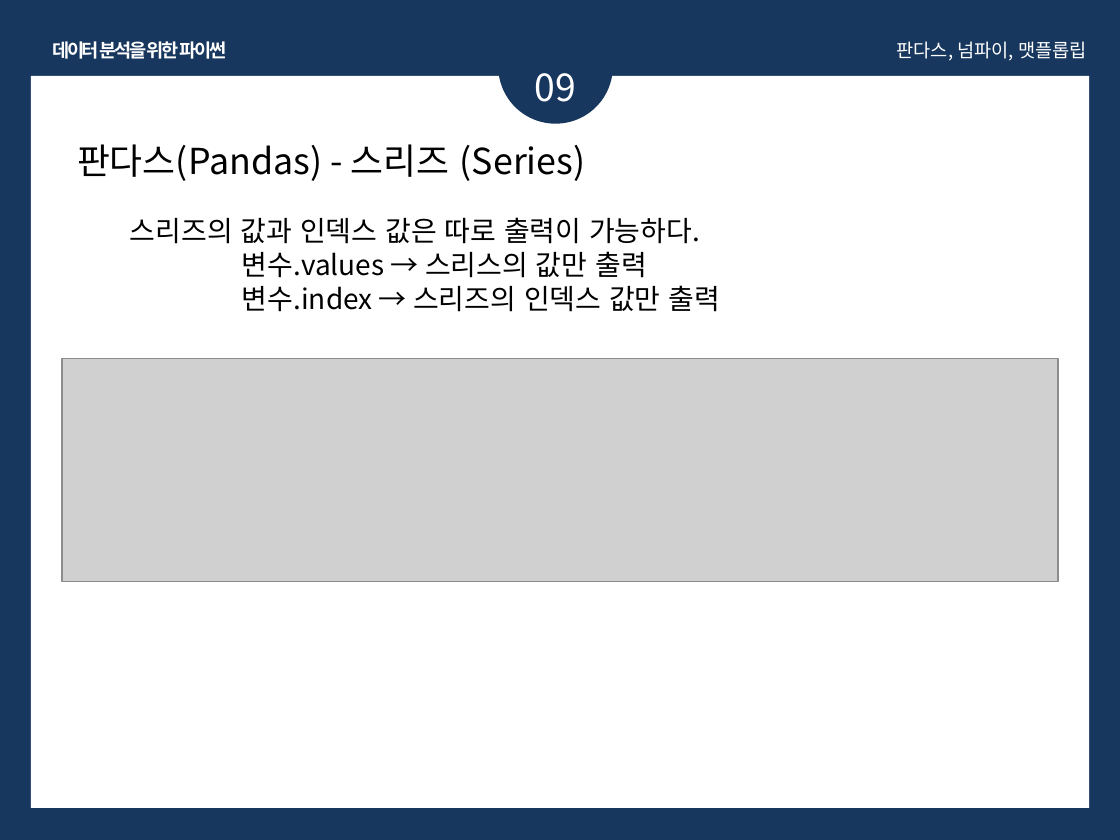
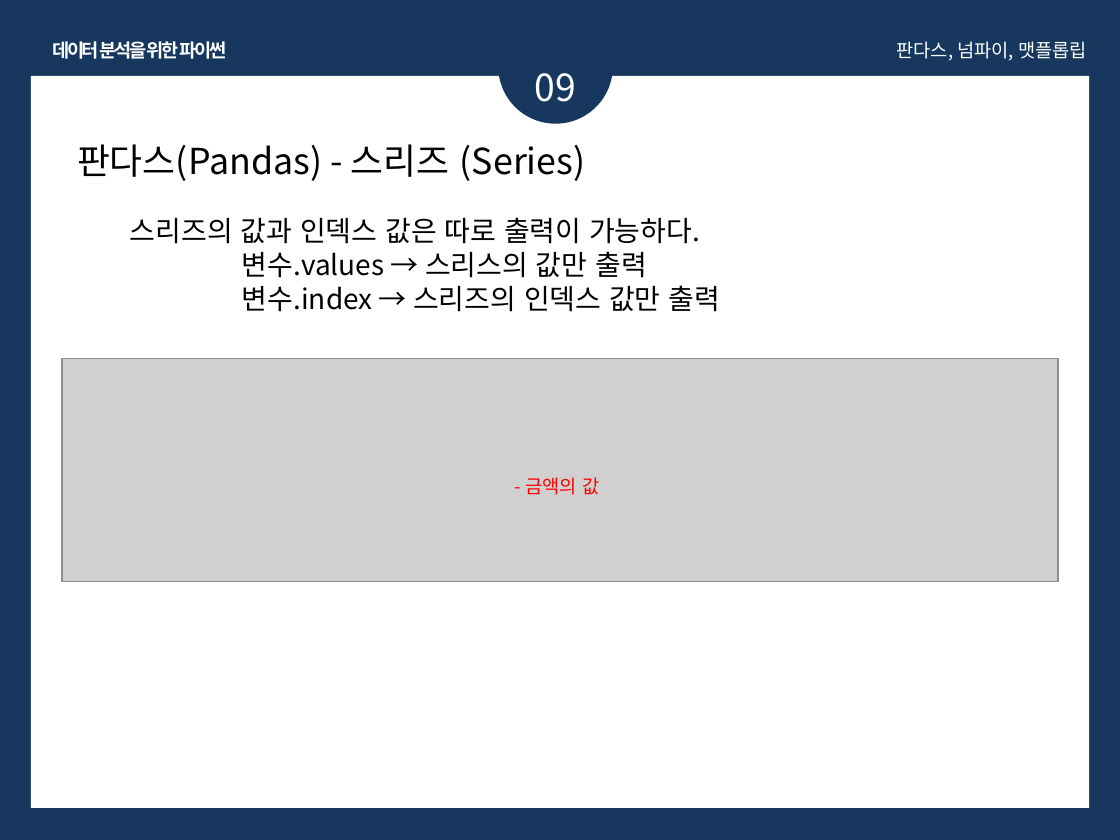
Before and after one commit to olA1ol/learning_data, a slide deck: slide 102 of 교안/python.pptx. Drawn at 1120x840 pixels with LibreOffice and Linux fonts; fonts in the diff are those of the drawing; grey boxes stand for pictures. Boxes give left, top, right and bottom in pixels: in the first picture for what was removed or moved away, otherwise in the second. Text is boxed around its words. In the diff, an @@ line names an element or a change of style, - is before the commit and + after.

```diff
--- a/교안/python.pptx
+++ b/교안/python.pptx
@@ text added at <box>526,477,599,495</box>, 12 pt, text #FF0000 @@
+- 금액의 값
```
Also in this commit, not shown: 11 other slides changed, 4 other files.
